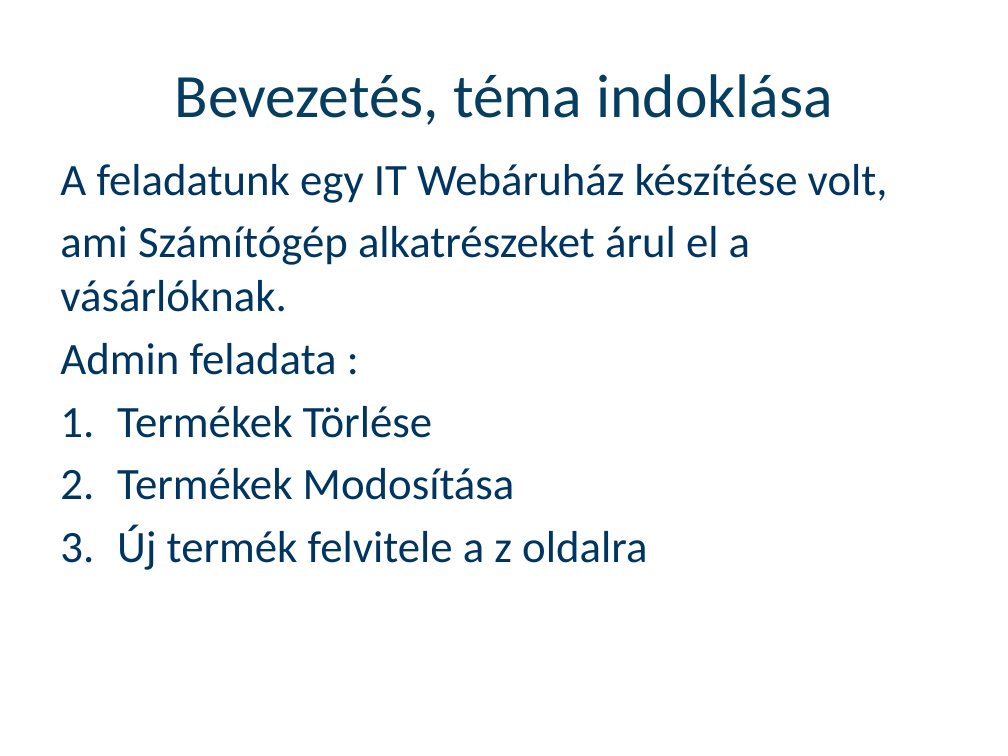
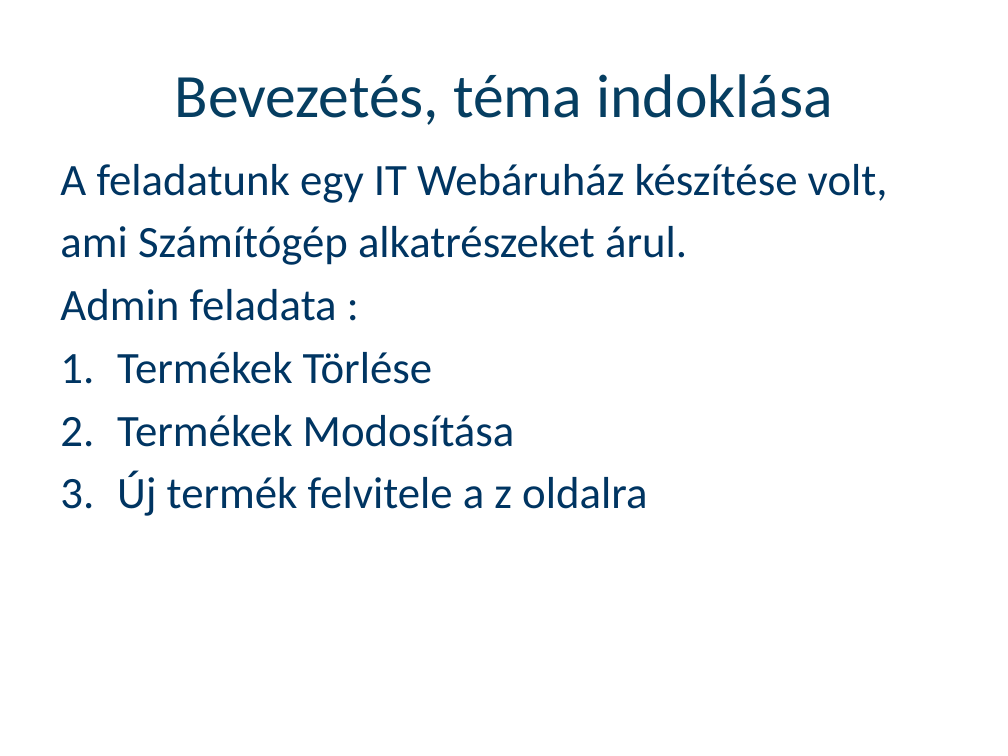
Before and after one commit to Mikihiko01/vedes_ppt, a slide deck: slide 4 of Védési ppt sablon minta.pptx. Drawn at 1008x756 pixels with LibreOffice and Linux fonts; fonts in the diff are those of the drawing; background and template pictures are left out. Boxes give left, top, right and bottom in pixels: in the first picture for what was removed or moved away, otherwise in the second. Text is boxed around its words. In the diff, an @@ line names an element or a change of style, - is before the commit and + after.

```diff
--- a/Védési ppt sablon minta.pptx
+++ b/Védési ppt sablon minta.pptx
@@ text at (60,226,687,265): text changed @@
-ami Számítógép alkatrészeket árul el a vásárlóknak.
+ami Számítógép alkatrészeket árul.
```
Also in this commit, not shown: 1 other slide changed.
